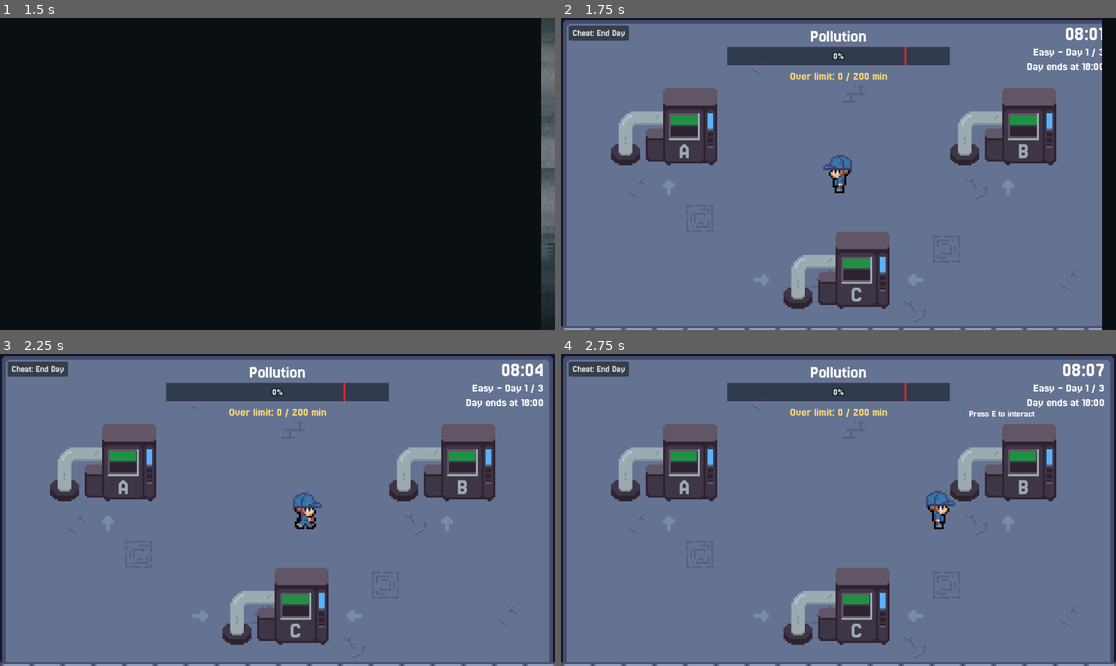
Above: before the commit, frames 1-4 (two rows, left to right).
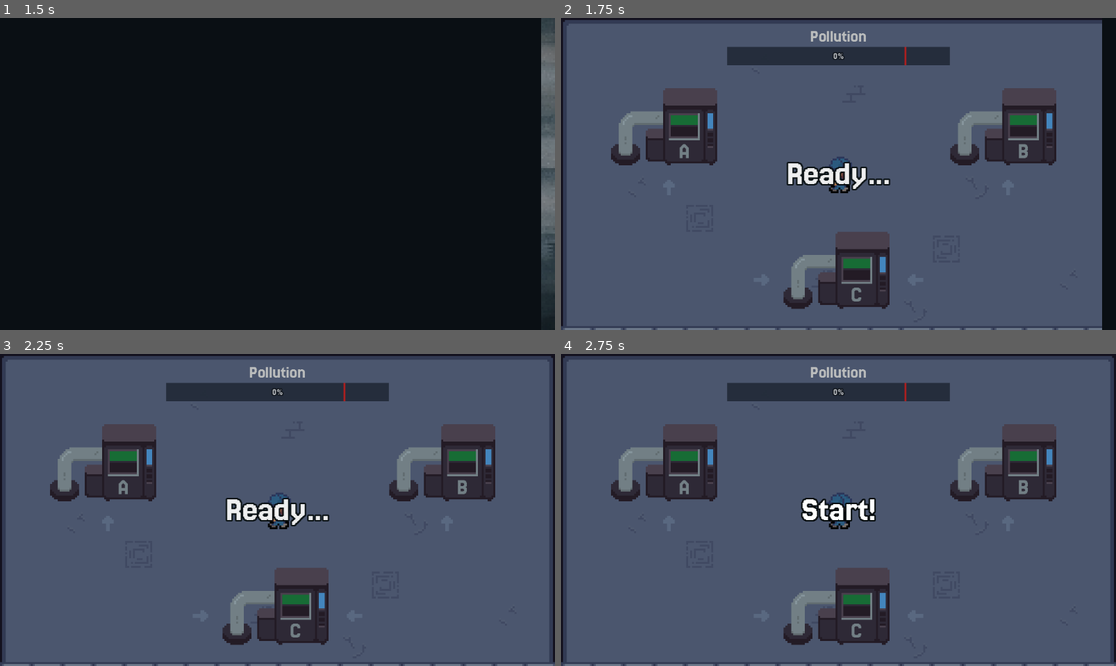
Above: after the commit, the same moments.

Repository: ebiyo/GameDev-Pollutechnician
Game: Godot game, scene res://scenes/ui/menus/title_screen.tscn
Two runs of this game, one before a commit and one after it. Both use one fixed random seed, a clock stepped at 60 frames per second and the inputs below.
Inputs (mouse positions are in pixels of both pictures, inside the frame that each line leads up to):
- Up to frame 1 (1.5 s): click "Play" at 0.5 s; click "Start Easy" at 1.25 s
- Up to frame 2 (1.75 s): no input
- Up to frame 3 (2.25 s): move the mouse to (399, 494) at 2.02 s; hold Right (ui_right) from 2.03 s (still down); tap E at 2.1 s
- Up to frame 4 (2.75 s): keep holding Right (ui_right); tap Space at 2.27 s

Frame 1 is identical in both runs. In frame 2, 88% of the frame differs, in the area x 0-98%, y 0-100%; in frame 3, 91%; in frame 4, 91%, in the area x 0-100%, y 0-100%.

Commit message:
add a "Ready... Start!" when starting a run

Diff:
--- /dev/null
+++ b/scenes/ui/overlays/run_intro.gd
@@ -0,0 +1,69 @@
+extends CanvasLayer
+
+const READY_TEXT := "Ready..."
+const START_TEXT := "Start!"
+const READY_DURATION := 0.75
+const START_DURATION := 0.55
+const TRANSITION_DURATION := 0.18
+const BACKDROP_ALPHA := 0.45
+
+@onready var backdrop: ColorRect = $Backdrop
+@onready var message_label: Label = $CenterContainer/MessageLabel
+
+
+func _ready() -> void:
+	process_mode = Node.PROCESS_MODE_ALWAYS
+	hide()
+
+
+func play_intro() -> void:
+	show()
+	backdrop.modulate.a = BACKDROP_ALPHA
+	message_label.modulate.a = 0.0
+	message_label.scale = Vector2.ONE * 0.88
+
+	await _show_message(READY_TEXT, READY_DURATION, 0.92)
+	await _show_message_instant(START_TEXT, START_DURATION, 1.0)
+
+	hide()
+
+
+func _show_message(text: String, hold_duration: float, peak_alpha: float) -> void:
+	message_label.text = text
+	var tween := create_tween()
+	tween.set_pause_mode(Tween.TWEEN_PAUSE_PROCESS)
+	tween.set_trans(Tween.TRANS_CUBIC)
+	tween.set_ease(Tween.EASE_OUT)
+	tween.parallel().tween_property(message_label, "modulate:a", peak_alpha, TRANSITION_DURATION)
+	tween.parallel().tween_property(message_label, "scale", Vector2.ONE, TRANSITION_DURATION)
+	await tween.finished
+
+	await get_tree().create_timer(hold_duration, true, false, true).timeout
+
+	var exit_tween := create_tween()
+	exit_tween.set_pause_mode(Tween.TWEEN_PAUSE_PROCESS)
+	exit_tween.set_trans(Tween.TRANS_CUBIC)
+	exit_tween.set_ease(Tween.EASE_IN)
+	exit_tween.parallel().tween_property(message_label, "modulate:a", 0.0, TRANSITION_DURATION)
+	exit_tween.parallel().tween_property(message_label, "scale", Vector2.ONE * 1.04, TRANSITION_DURATION)
+	await exit_tween.finished
+
+	message_label.scale = Vector2.ONE * 0.88
+
+
+func _show_message_instant(text: String, hold_duration: float, peak_alpha: float) -> void:
+	message_label.text = text
+	message_label.modulate.a = peak_alpha
+	message_label.scale = Vector2.ONE
+
+	await get_tree().create_timer(hold_duration, true, false, true).timeout
+
+	var exit_tween := create_tween()
+	exit_tween.set_pause_mode(Tween.TWEEN_PAUSE_PROCESS)
+	exit_tween.set_trans(Tween.TRANS_CUBIC)
+	exit_tween.set_ease(Tween.EASE_IN)
+	exit_tween.parallel().tween_property(message_label, "modulate:a", 0.0, TRANSITION_DURATION)
+	exit_tween.parallel().tween_property(message_label, "scale", Vector2.ONE * 1.04, TRANSITION_DURATION)
+	await exit_tween.finished
+
+	message_label.scale = Vector2.ONE * 0.88
--- /dev/null
+++ b/scenes/ui/overlays/run_intro.tscn
@@ -0,0 +1,27 @@
+[gd_scene format=3 uid="uid://c3b7vdjq43ywn"]
+
+[ext_resource type="Script" uid="uid://xrrm8yj53kww" path="res://scenes/ui/overlays/run_intro.gd" id="1"]
+[ext_resource type="Theme" uid="uid://dsdc1mip7myf7" path="res://assets/global_ui_theme.tres" id="2_theme"]
+
+[node name="RunIntro" type="CanvasLayer" unique_id=1805270553]
+script = ExtResource("1")
+
+[node name="Backdrop" type="ColorRect" parent="." unique_id=354073069]
+offset_right = 1152.0
+offset_bottom = 648.0
+mouse_filter = 2
+color = Color(0.0196078, 0.0352941, 0.0431373, 0.6)
+
+[node name="CenterContainer" type="CenterContainer" parent="." unique_id=501566834]
+offset_right = 1152.0
+offset_bottom = 648.0
+theme = ExtResource("2_theme")
+
+[node name="MessageLabel" type="Label" parent="CenterContainer" unique_id=1388392800]
+layout_mode = 2
+theme_override_colors/font_color = Color(1, 1, 1, 1)
+theme_override_colors/font_outline_color = Color(0.0235294, 0.0470588, 0.054902, 1)
+theme_override_constants/outline_size = 12
+theme_override_font_sizes/font_size = 72
+text = "Ready..."
+horizontal_alignment = 1
--- a/scenes/world/main.gd
+++ b/scenes/world/main.gd
@@ -4,6 +4,7 @@
 
 @onready var day_end_screen = $DayEnd
 @onready var day_start_screen = $DayStart
+@onready var run_intro_screen: CanvasLayer = $RunIntro
 @onready var pause_menu: PauseMenu = $PauseMenu
 @onready var repair_popup: RepairPopup = $RepairPopup
 @onready var win_screen: CanvasLayer = $Win
@@ -21,10 +22,10 @@
 	_connect_machine_signals()
 	day_end_screen.visible = false
 	day_start_screen.visible = false
+	run_intro_screen.visible = false
 	pause_menu.visible = false
 	win_screen.visible = false
-	_set_tree_paused(false)
-	GameManager.start_day()
+	await _start_new_run_intro()
 
 
 func _unhandled_input(event: InputEvent) -> void:
@@ -101,6 +102,13 @@
 	_close_pause_menu()
 
 
+func _start_new_run_intro() -> void:
+	_set_tree_paused(true)
+	await run_intro_screen.play_intro()
+	_set_tree_paused(false)
+	GameManager.start_day()
+
+
 func _set_tree_paused(should_pause: bool) -> void:
 	if !is_inside_tree():
 		return
--- a/scenes/world/main.tscn
+++ b/scenes/world/main.tscn
@@ -7,6 +7,7 @@
 [ext_resource type="PackedScene" uid="uid://dfe5wjesd2jgn" path="res://scenes/ui/popups/repair_popup.tscn" id="4_4w2ku"]
 [ext_resource type="PackedScene" uid="uid://dcpytoslsfaa5" path="res://scenes/ui/overlays/day_end.tscn" id="5_2q85e"]
 [ext_resource type="PackedScene" path="res://scenes/ui/overlays/day_start.tscn" id="6_4hp2r"]
+[ext_resource type="PackedScene" path="res://scenes/ui/overlays/run_intro.tscn" id="6_run_intro"]
 [ext_resource type="PackedScene" uid="uid://cppa78g5gbnuo" path="res://scenes/ui/menus/win.tscn" id="6_cnmbu"]
 [ext_resource type="PackedScene" path="res://scenes/ui/menus/pause_menu.tscn" id="7_pause"]
 [ext_resource type="Texture2D" uid="uid://c5qn3pohn7edi" path="res://assets/Dungeon Gathering Free Version/Set 1.png" id="9_j0vxu"]
@@ -414,6 +415,8 @@
 
 [node name="DayStart" parent="." unique_id=2049444871 instance=ExtResource("6_4hp2r")]
 
+[node name="RunIntro" parent="." instance=ExtResource("6_run_intro")]
+
 [node name="Win" parent="." unique_id=579178099 instance=ExtResource("6_cnmbu")]
 
 [node name="PauseMenu" parent="." instance=ExtResource("7_pause")]
Not shown, added: scenes/ui/overlays/run_intro.gd.uid
